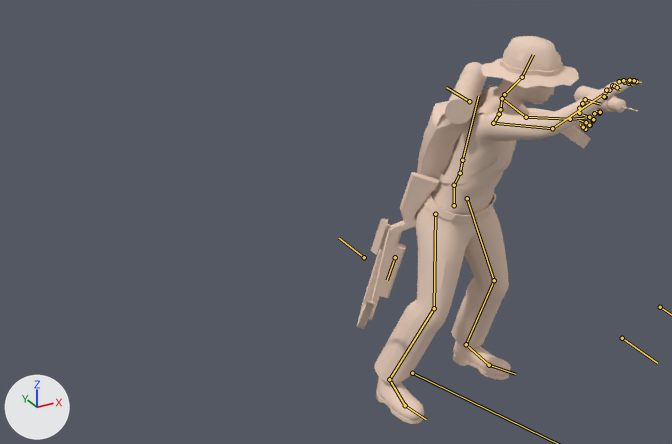
A saved change to the Blender file assets/meursault.blend.
Camera for both pictures: a camera (50 mm lens) standing at (0.45, -5.89, 2.76) and looking at (2.48, -2.2, 0.91). The lights are fixed; the arrows at lower left show +X, +Y and +Z. Both versions are drawn at frame 1280 of the action 'intro'; the numbers are the values there. The bones that bend it are drawn over the model as lines.

Names of what the first picture shows: 'meursault'.
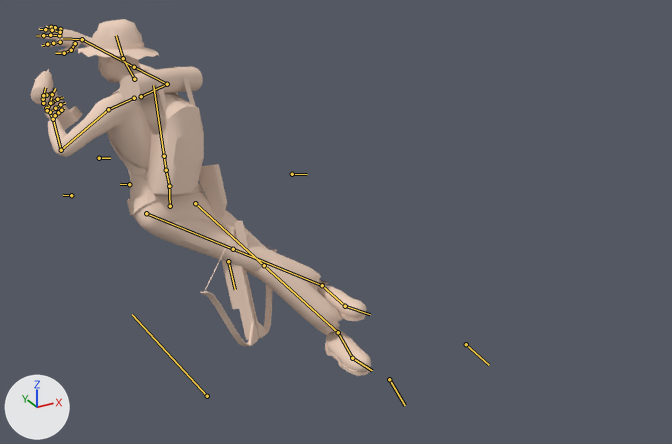
The edits, one by one:
Bone 'root' (bone_root) moves from (-2.869, 2.35, 0.0) to (-1.82, 2.021, 0.0).
Bone 'root' (bone_root) turns from (0, 0, 18) to (0, 0, -176) degrees about its own x, y and z.
Bone 'spine_02' (bone_spine_02) turns from (1, 0, 0) to (2, 0, 0) degrees about its own x, y and z.
Bone 'lowerarm_r' (bone_lowerarm_r) turns from (15, 53, 29) to (17, -43, 2) degrees about its own x, y and z.
Bone 'hand_r.IK' (bone_hand_r_ik) moves from (0.622, 0.099, 0.839) to (0.622, 0.096, 0.879).
Bone 'hand_r.IK' (bone_hand_r_ik) turns from (98, 35, -101) to (71, 30, -127) degrees about its own x, y and z.

Where the change shows, as pixel boxes [x1, y1, x2, y2] in the pictures (672 x 444 px):
'meursault', posed (19% wider, 8% shorter)
    before: [357, 36, 642, 424]
    after: [31, 19, 371, 376]
bone 'spine_02', root to tip
    before: (460, 173) to (462, 160)
    after: (166, 170) to (164, 156)
bone 'lowerarm_r', root to tip
    before: (552, 128) to (609, 90)
    after: (134, 67) to (82, 39)
